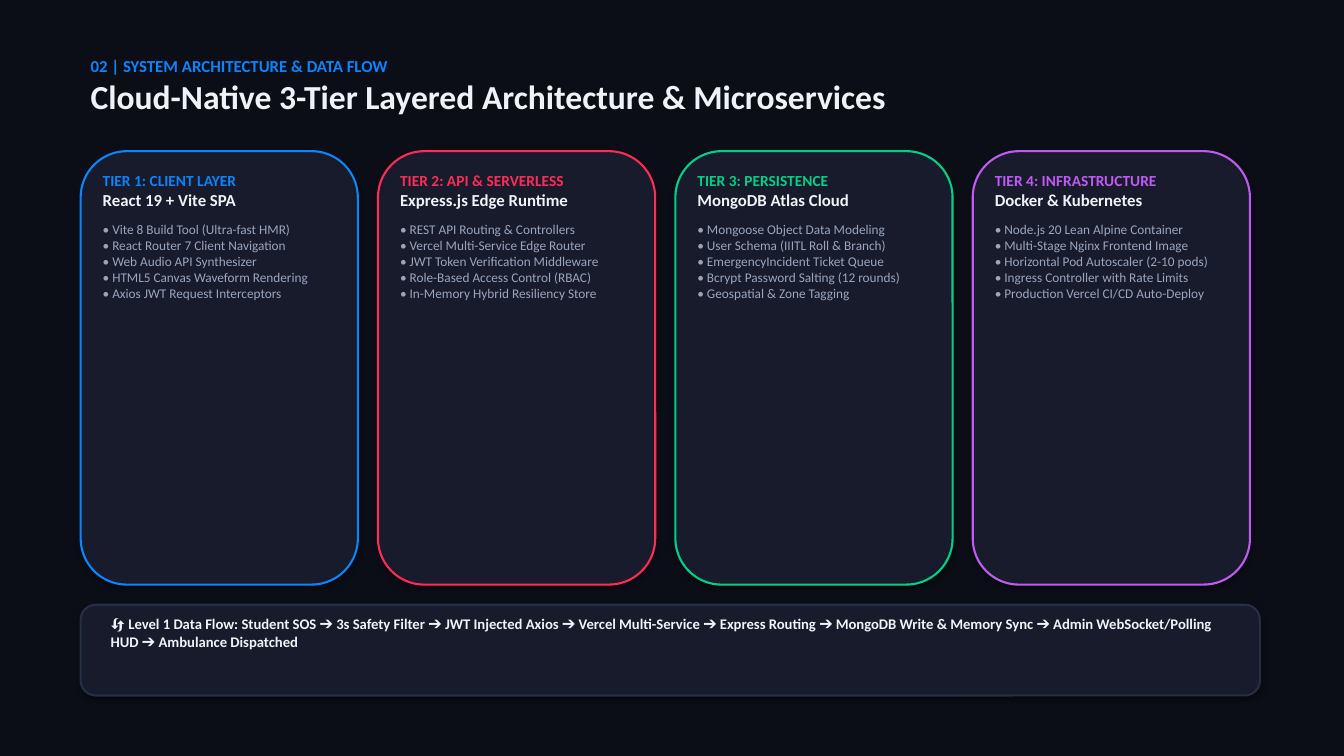
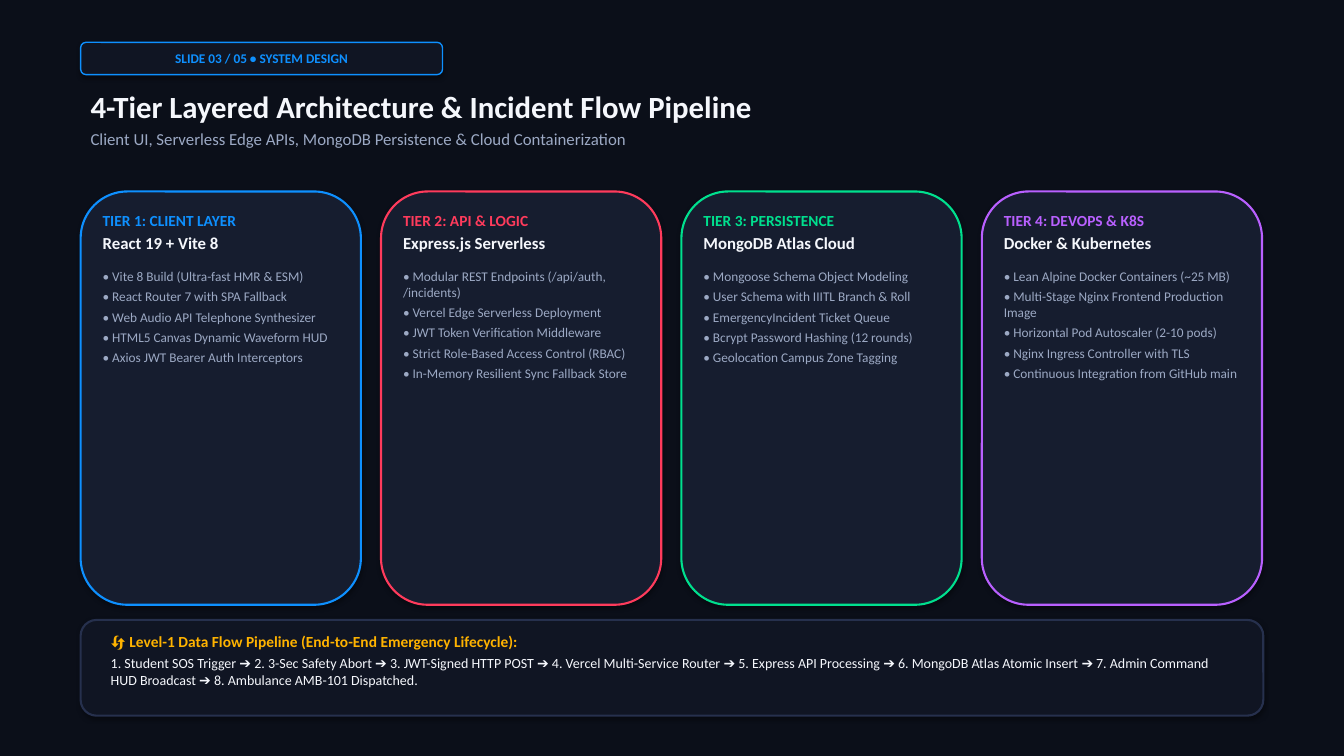
Before and after one commit to kuldeeprohit2006-cmd/se, a slide deck: slide 3 of Project_Submission_Package/MediGuard_Presentation_4_Slides.pptx. Drawn at 1344x756 pixels with LibreOffice and Linux fonts; fonts in the diff are those of the drawing. Boxes give left, top, right and bottom in pixels: in the first picture for what was removed or moved away, otherwise in the second. Text is boxed around its words. In the diff, an @@ line names an element or a change of style, - is before the commit and + after.

Commit message:
feat: add beautiful Google Slides PPTX, fix Vercel SPA routing and update live URLs

```diff
--- a/Project_Submission_Package/MediGuard_Presentation_4_Slides.pptx
+++ b/Project_Submission_Package/MediGuard_Presentation_4_Slides.pptx
@@ rectangle at bbox=[0, 0, 1344, 756]: fill #0C0E17 to #0B0F19 @@
@@ rounded rectangle added at bbox=[81, 42, 443, 75], fill #101523, outline #0E90FF 1 pt, 9.5 pt, text #0E90FF, bold @@
+SLIDE 03 / 05 • SYSTEM DESIGN
@@ text removed at bbox=[91, 61, 885, 115] @@
-02 | SYSTEM ARCHITECTURE & DATA FLOW
-Cloud-Native 3-Tier Layered Architecture & Microservices
@@ text added at bbox=[91, 96, 751, 148], 12 pt, text #9CA9C4 @@
+4-Tier Layered Architecture & Incident Flow Pipeline
+Client UI, Serverless Edge APIs, MongoDB Persistence & Cloud Containerization
@@ rounded rectangle: place and size @@
-rounded rectangle at bbox=[81, 151, 358, 585]
+rounded rectangle at bbox=[81, 192, 361, 605]
@@ rounded rectangle at bbox=[81, 192, 361, 605]: fill #171B2B to #161D2F; outline #0A84FF 1.5 pt to #0E90FF 1.5 pt @@
@@ text "TIER 1: CLIENT LAYER": place and size @@
-text "TIER 1: CLIENT LAYER" at bbox=[103, 176, 308, 300]
+text "TIER 1: CLIENT LAYER" at bbox=[103, 216, 328, 364]
@@ rounded rectangle: place and size @@
-rounded rectangle at bbox=[378, 151, 655, 585]
+rounded rectangle at bbox=[381, 192, 661, 605]
@@ rounded rectangle at bbox=[381, 192, 661, 605]: fill #171B2B to #161D2F; outline #FF2D55 1.5 pt to #FF3B5C 1.5 pt @@
@@ text "TIER 2: API & LOGIC": place and size @@
-text "TIER 2: API & LOGIC" at bbox=[400, 176, 599, 300]
+text "TIER 2: API & LOGIC" at bbox=[403, 216, 627, 380]
@@ rounded rectangle: place and size @@
-rounded rectangle at bbox=[676, 151, 953, 585]
+rounded rectangle at bbox=[682, 192, 962, 605]
@@ rounded rectangle at bbox=[682, 192, 962, 605]: fill #171B2B to #161D2F; outline #00D085 1.5 pt to #00E08E 1.5 pt @@
@@ text "TIER 3: PERSISTENCE": place and size @@
-text "TIER 3: PERSISTENCE" at bbox=[697, 176, 900, 300]
+text "TIER 3: PERSISTENCE" at bbox=[703, 216, 913, 364]
@@ rounded rectangle: place and size @@
-rounded rectangle at bbox=[973, 151, 1250, 585]
+rounded rectangle at bbox=[982, 192, 1262, 605]
@@ rounded rectangle at bbox=[982, 192, 1262, 605]: fill #171B2B to #161D2F; outline #BF5AF2 1.5 pt to #B960FF 1.5 pt @@
@@ text "TIER 4: DEVOPS & K8S": place and size @@
-text "TIER 4: DEVOPS & K8S" at bbox=[995, 176, 1208, 300]
+text "TIER 4: DEVOPS & K8S" at bbox=[1004, 215, 1237, 380]
@@ text at bbox=[103, 237, 328, 364]: text changed; text colour #9AA5BE to #9CA9C4 @@
-React 19 + Vite SPA
-• Vite 8 Build Tool (Ultra-fast HMR)
-• React Router 7 Client Navigation
-• Web Audio API Synthesizer
-• HTML5 Canvas Waveform Rendering
-• Axios JWT Request Interceptors
+React 19 + Vite 8
+• Vite 8 Build (Ultra-fast HMR & ESM)
+• React Router 7 with SPA Fallback
+• Web Audio API Telephone Synthesizer
+• HTML5 Canvas Dynamic Waveform HUD
+• Axios JWT Bearer Auth Interceptors
@@ text at bbox=[103, 216, 236, 226]: text colour #0A84FF to #0E90FF in "TIER 1: CLIENT LAYER" @@
@@ text at bbox=[403, 216, 606, 319]: text changed; text colour #9AA5BE to #9CA9C4 @@
-TIER 2: API & SERVERLESS
-Express.js Edge Runtime
-• REST API Routing & Controllers
-• Vercel Multi-Service Edge Router
+TIER 2: API & LOGIC
+Express.js Serverless
+• Modular REST Endpoints (/api/auth, /incidents)
+• Vercel Edge Serverless Deployment
@@ text at bbox=[703, 216, 890, 324]: text colour #00D085 to #00E08E in "TIER 3: PERSISTENCE"; text colour #F0F2F8 to #F5F7FC in "MongoDB Atlas Cloud"; text colour #9AA5BE to #9CA9C4 in "• EmergencyIncident Ticket Queue"; more space between paragraphs @@
@@ text at bbox=[1004, 215, 1145, 226]: text changed; text colour #BF5AF2 to #B960FF @@
-TIER 4: INFRASTRUCTURE
+TIER 4: DEVOPS & K8S
@@ text at bbox=[1004, 237, 1217, 339]: text colour #F0F2F8 to #F5F7FC in "Docker & Kubernetes"; text colour #9AA5BE to #9CA9C4 in "• Horizontal Pod Autoscaler (2-10 pods)"; more space between paragraphs @@
@@ text at bbox=[713, 272, 911, 301]: text changed; text colour #9AA5BE to #9CA9C4 @@
-• Mongoose Object Data Modeling
-• User Schema (IIITL Roll & Branch)
+• Mongoose Schema Object Modeling
+• User Schema with IIITL Branch & Roll
@@ text at bbox=[1004, 271, 1230, 319]: text changed; text colour #9AA5BE to #9CA9C4 @@
-• Node.js 20 Lean Alpine Container
-• Multi-Stage Nginx Frontend Image
+• Lean Alpine Docker Containers (~25 MB)
+• Multi-Stage Nginx Frontend Production Image
@@ text at bbox=[413, 328, 602, 337]: text colour #9AA5BE to #9CA9C4 in "• JWT Token Verification Middleware"; more space between paragraphs @@
@@ text at bbox=[413, 348, 627, 380]: text changed; text colour #9AA5BE to #9CA9C4 @@
-• Role-Based Access Control (RBAC)
-• In-Memory Hybrid Resiliency Store
+• Strict Role-Based Access Control (RBAC)
+• In-Memory Resilient Sync Fallback Store
@@ text at bbox=[713, 332, 913, 364]: text changed; text colour #9AA5BE to #9CA9C4 @@
-• Bcrypt Password Salting (12 rounds)
-• Geospatial & Zone Tagging
+• Bcrypt Password Hashing (12 rounds)
+• Geolocation Campus Zone Tagging
@@ text at bbox=[1013, 349, 1237, 380]: text changed; text colour #9AA5BE to #9CA9C4 @@
-• Ingress Controller with Rate Limits
-• Production Vercel CI/CD Auto-Deploy
+• Nginx Ingress Controller with TLS
+• Continuous Integration from GitHub main
@@ rounded rectangle: place and size @@
-rounded rectangle at bbox=[81, 605, 1260, 696]
+rounded rectangle at bbox=[81, 620, 1263, 716]
@@ rounded rectangle at bbox=[81, 620, 1263, 716]: fill #171B2B to #101523; outline #262D44 1.5 pt to #26304D 1.5 pt @@
@@ text at bbox=[111, 636, 1208, 688]: text changed; size 10.5 to 10 pt; text colour #F0F2F8 to #F5F7FC; bold off @@
-🔄 Level 1 Data Flow: Student SOS ➔ 3s Safety Filter ➔ JWT Injected Axios ➔ Vercel Multi-Service ➔ Express Routing ➔ MongoDB Write & Memory Sync ➔ Admin WebSocket/Polling HUD ➔ Ambulance Dispatched
+🔄 Level-1 Data Flow Pipeline (End-to-End Emergency Lifecycle):
+1. Student SOS Trigger ➔ 2. 3-Sec Safety Abort ➔ 3. JWT-Signed HTTP POST ➔ 4. Vercel Multi-Service Router ➔ 5. Express API Processing ➔ 6. MongoDB Atlas Atomic Insert ➔ 7. Admin Command HUD Broadcast ➔ 8. Ambulance AMB-101 Dispatched.
```
Also in this commit, not shown: 4 other slides changed, 12 other files.
